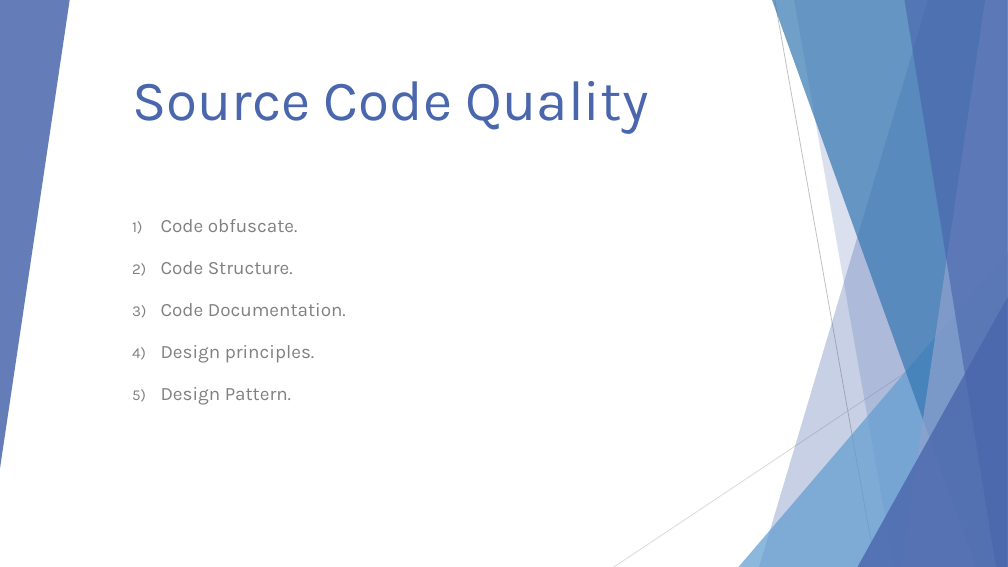
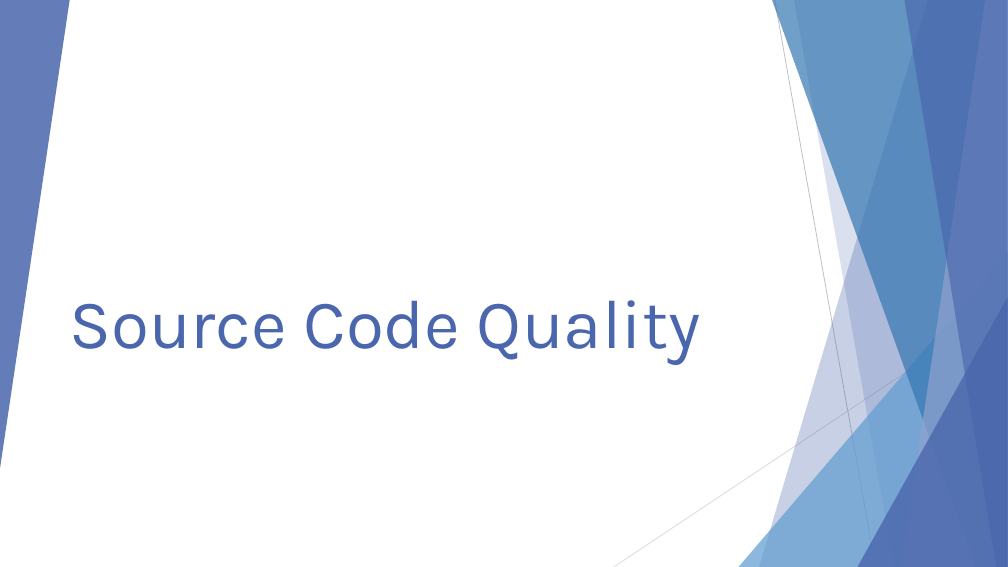
Before and after one commit to AhmedSaudA/Workshop-01-CS392-03-171, a slide deck: slide 8 of Workshop-01-CS392-03-171.pptx (slide 9 before the commit). Drawn at 1008x567 pixels with LibreOffice and Linux fonts; fonts in the diff are those of the drawing. Boxes give left, top, right and bottom in pixels: in the first picture for what was removed or moved away, otherwise in the second. Text is boxed around its words. In the diff, an @@ line names an element or a change of style, - is before the commit and + after.

```diff
--- a/Workshop-01-CS392-03-171.pptx
+++ b/Workshop-01-CS392-03-171.pptx
@@ subtitle removed at (161,219,346,405) @@
-1) Code obfuscate.
-2) Code Structure.
-3) Code Documentation.
-4) Design principles.
-5) Design Pattern.
@@ title "Source Code Quality": place and size @@
-title "Source Code Quality" at (132,81,649,134)
+title "Source Code Quality" at (69,300,700,364)
@@ title "Source Code Quality" at (69,300,700,364): size 54 to 66 pt; alignment left to centre @@
```
Also in this commit, not shown: 10 other slides changed, 14 slides added, 24 slides removed.
